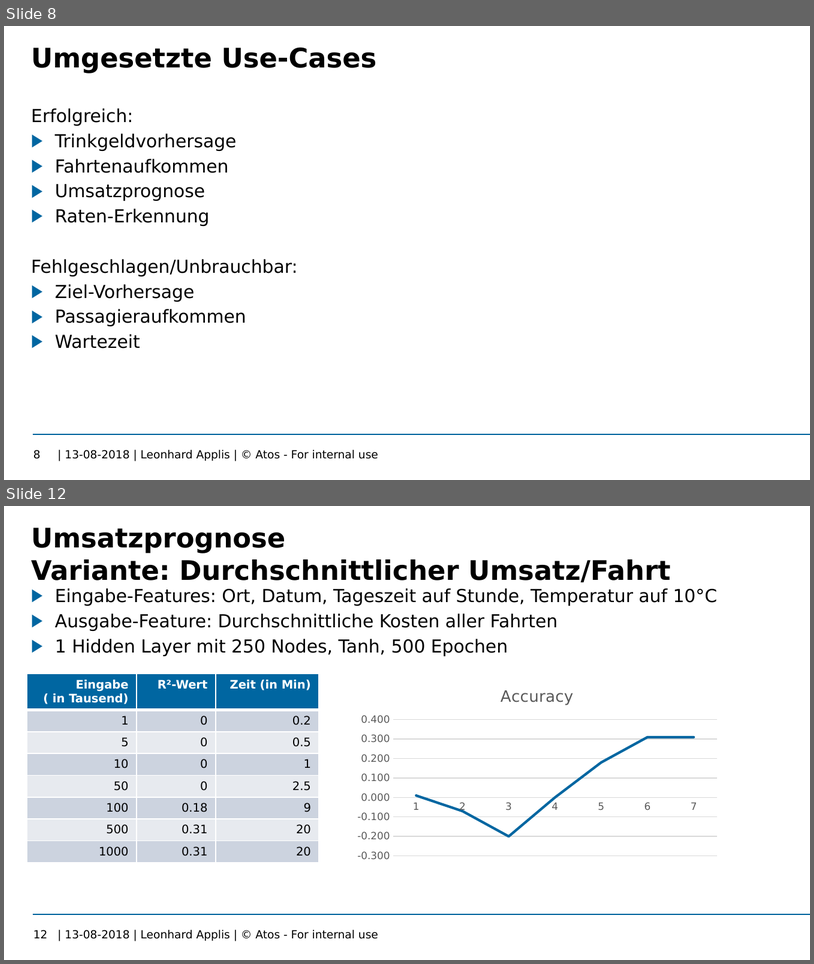
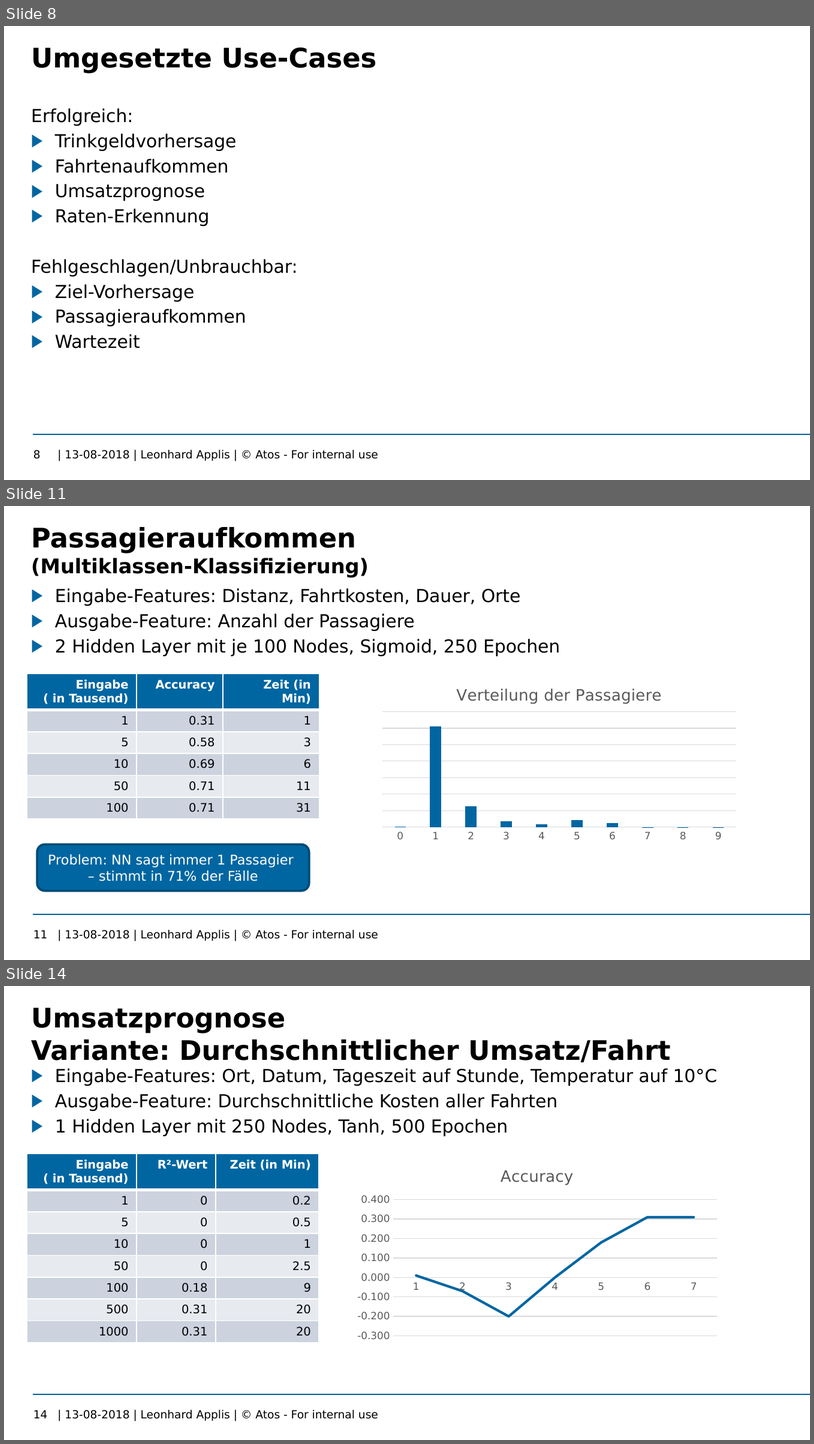
Before and after one commit to Twonki/Bachelorthesis, a slide deck: Bachelor_Zwischenstand.pptx. Shown one above the other, each under a label of ours: slides 8 and 12 before the commit, slides 8, 11 and 14 after it; the slides between them are not shown. The pictures are 814x964 and 814x1444 pixels, drawn with LibreOffice and Linux fonts; fonts in the diff are those of the drawing; background and template pictures are left out. Boxes give left, top, right and bottom in pixels: in the first picture for what was removed or moved away, otherwise in the second. Text is boxed around its words. In the diff, an @@ line names an element or a change of style, - is before the commit and + after.

```diff
--- a/Bachelor_Zwischenstand.pptx
+++ b/Bachelor_Zwischenstand.pptx
@@ slide 11 added at (x1=4, y1=506, x2=810, y2=960), background #FFFFFF; not listed: 2 template elements that a slide beside it also shows @@
@@ title added at (x1=31, y1=527, x2=369, y2=577), 18 pt, text #000000, bold @@
+Passagieraufkommen
+(Multiklassen-Klassifizierung)
@@ text added at (x1=55, y1=588, x2=560, y2=656), 16 pt, text #000000 @@
+▶ Eingabe-Features: Distanz, Fahrtkosten, Dauer, Orte
+▶ Ausgabe-Feature: Anzahl der Passagiere
+▶ 2 Hidden Layer mit je 100 Nodes, Sigmoid, 250 Epochen
@@ table added at (x1=27, y1=674, x2=320, y2=820), 6 rows, 3 columns @@
+Eingabe ( in Tausend) | Accuracy | Zeit (in Min)
+1 | 0.31 | 1
+5 | 0.58 | 3
+10 | 0.69 | 6
+50 | 0.71 | 11
+100 | 0.71 | 31
@@ column chart added at (x1=376, y1=674, x2=744, y2=846) @@
+title "Verteilung der Passagiere "
+categories: 0, 1, 2, 3, 4, 5, 6, 7, 8, 9
+Series 1: 0, 100, 21, 6, 3, 7, 4, 0, 0, 0
@@ rounded rectangle added at (x1=37, y1=844, x2=309, y2=890), fill #0066A1, outline #004B77 2 pt, 12 pt, text #FFFFFF @@
+Problem: NN sagt immer 1 Passagier
+– stimmt in 71% der Fälle
@@ page number added at (x1=33, y1=930, x2=48, y2=938), 10 pt, text #000000 @@
+11
@@ what was slide 12 is now slide 14 @@
@@ page number at (x1=33, y1=1410, x2=48, y2=1418): text changed @@
-12
+14
```
Also in this commit, not shown: 5 slides changed, 2 other slides added.
